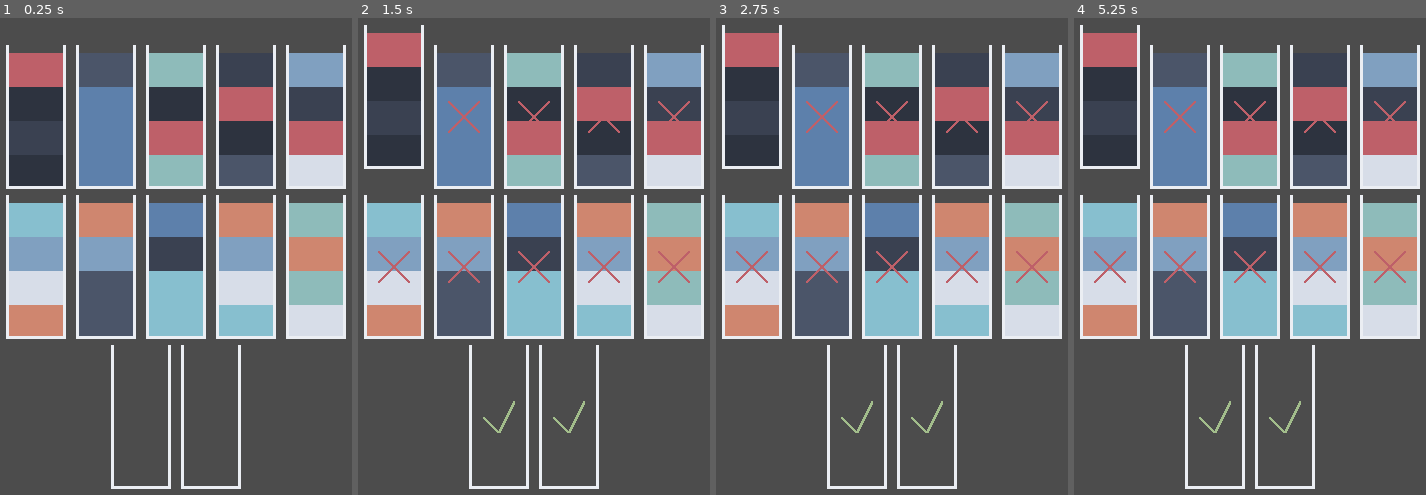
Above: before the commit, frames 1-4 (left to right).
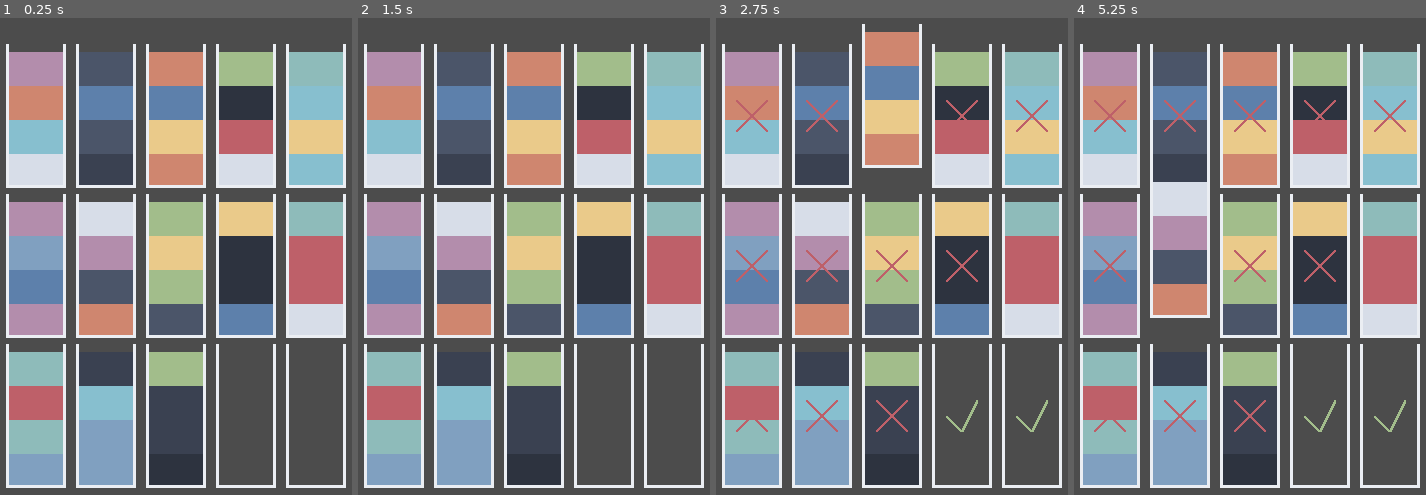
Above: after the commit, the same moments.

Repository: nikohonu/Mizu
Game: Godot game, scene res://game.tscn
The game is run twice, just before and just after one commit, with the same random seed, the same clock (stepped at 60 frames per second) and the same inputs.
Inputs (mouse positions are in pixels of both pictures, inside the frame that each line leads up to):
- Up to frame 1 (0.25 s): no input
- Up to frame 2 (1.5 s): tap Enter at 0.5 s; move the mouse to (393, 118) at 0.52 s; click (393, 118) at 0.67 s; tap Space at 1.25 s; move the mouse to (463, 118) at 1.27 s; click (463, 118) at 1.42 s
- Up to frame 3 (2.75 s): tap Enter at 2 s; move the mouse to (892, 118) at 2.02 s; click (892, 118) at 2.17 s
- Up to frame 4 (5.25 s): tap Space at 2.75, 4.25 s; move the mouse to (1320, 118) at 2.77 s; click (1320, 118) at 2.92 s; tap Enter at 3.5 s; move the mouse to (1390, 118) at 3.52 s; click (1390, 118) at 3.67 s; move the mouse to (1109, 266) at 4.27 s; click (1109, 266) at 4.42 s; move the mouse to (1179, 266) at 5.02 s; click (1179, 266) at 5.17 s

The runs differ from the first frame. In frame 1, 50% of the frame differs, in the area x 1-99%, y 5-99%; in frame 2, 51%; in frame 3, 52%; in frame 4, 52%, in the area x 1-99%, y 1-99%.

Commit message:
add AI that can check if level can be beaten

Diff:
--- a/game.tscn
+++ b/game.tscn
@@ -3,5 +3,6 @@
 [ext_resource path="res://scripts/game.gd" type="Script" id=2]
 
 [node name="Game" type="Node2D"]
+position = Vector2( 0, -1 )
 script = ExtResource( 2 )
-bottle_count = 12
+bottle_count = 15
--- a/scripts/game.gd
+++ b/scripts/game.gd
@@ -26,6 +26,7 @@
 		bottles.append(bottle)
 	generate_map()
 	update()
+	print(map)
 
 
 func generate_map():
@@ -46,7 +47,7 @@
 					map[i].push_back(value)
 					need[value] += 1
 					break
-
+	map = [[3, 5, 9, 12], [1, 2, 7, 2], [9, 10, 7, 9], [3, 8, 0, 11], [5, 10, 5, 4], [12, 7, 6, 12], [9, 2, 12, 3], [2, 11, 10, 11], [7, 0, 0, 10], [3, 8, 8, 4], [6, 4, 8, 4], [6, 6, 5, 1], [0, 1, 1, 11], [], []]
 
 func update():
 	for i in range(bottle_count):
@@ -111,6 +112,10 @@
 			clear()
 			update()
 			step_count += 1
+		else:
+			current = null
+			clear()
+			return
 		check_win_condition()
 		if win and step_count > 1:
 			step_count = 0
Not shown, added: scripts/ai.py
